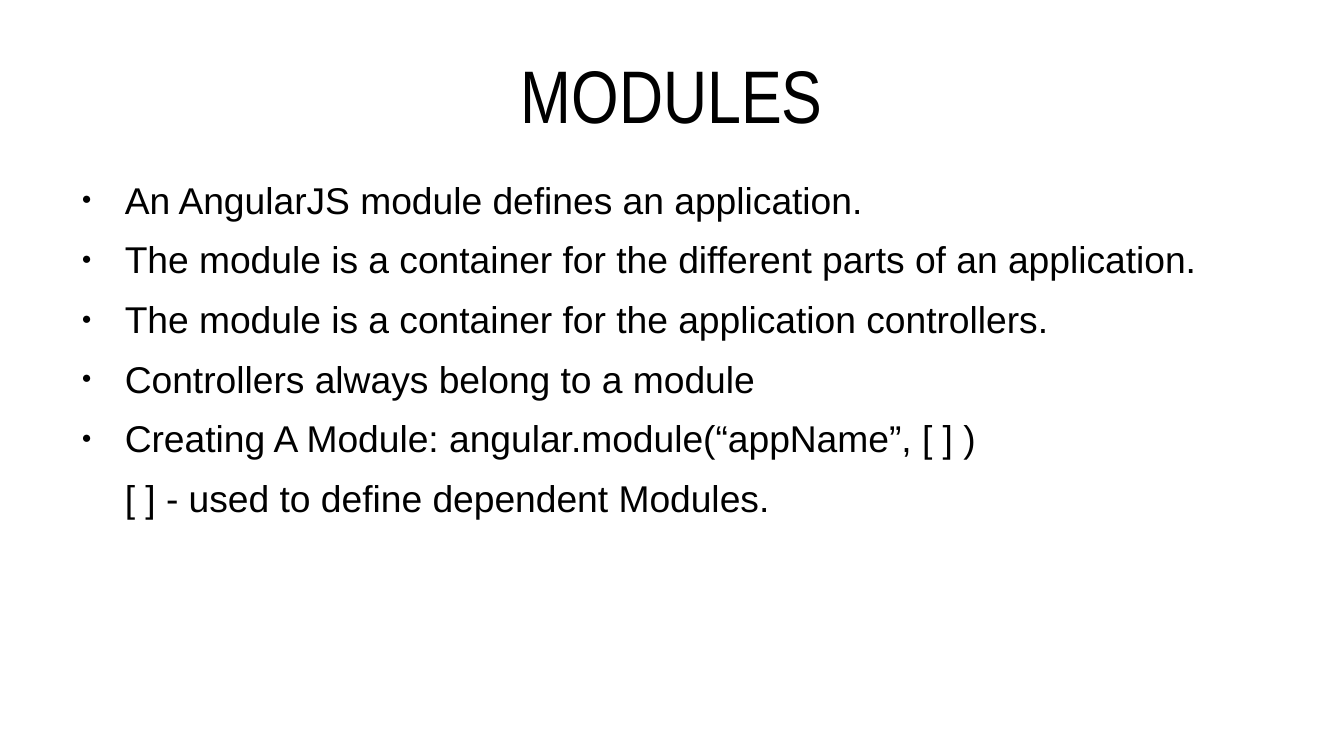
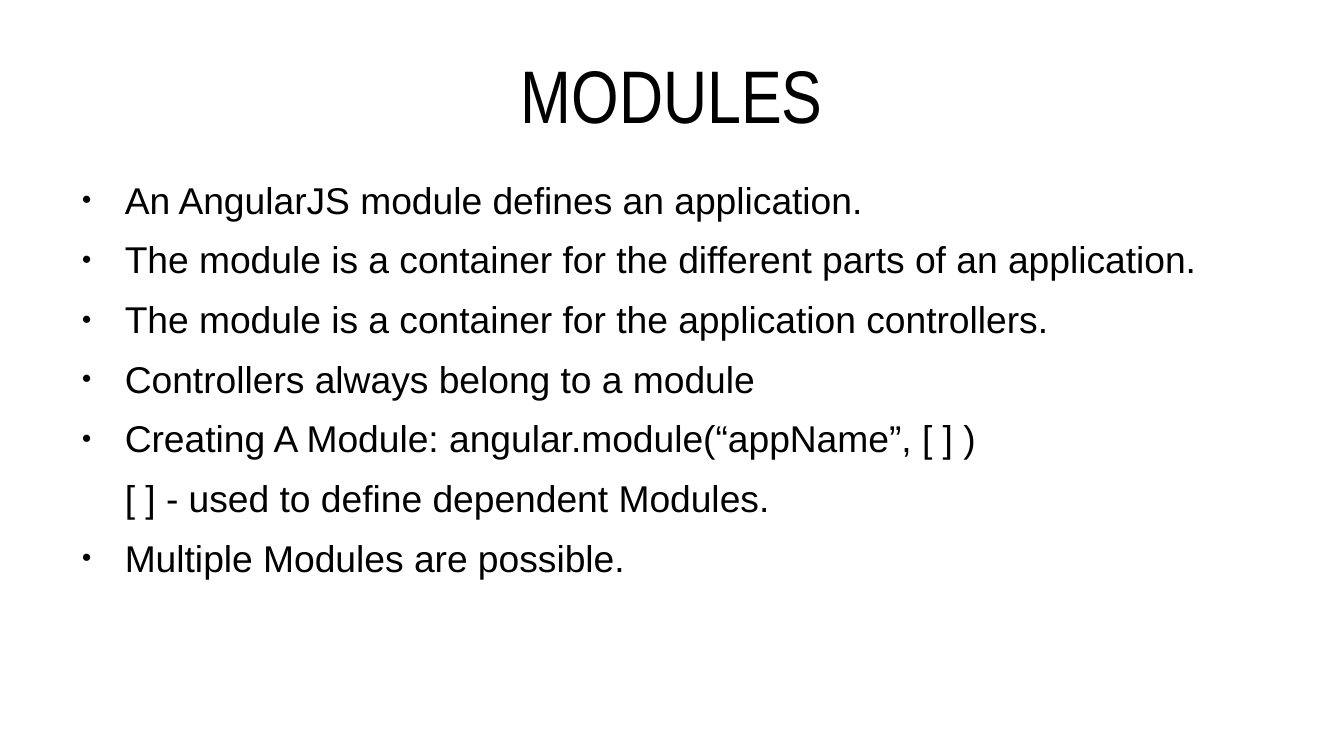
Before and after one commit to smbth/Daily-Tasks, a slide deck: slide 12 of Presentation Level 6.odp. Drawn at 1344x756 pixels with LibreOffice and Linux fonts; fonts in the diff are those of the drawing. Boxes give left, top, right and bottom in pixels: in the first picture for what was removed or moved away, otherwise in the second. Text is boxed around its words. In the diff, an @@ line names an element or a change of style, - is before the commit and + after.

```diff
--- a/Presentation Level 6.odp
+++ b/Presentation Level 6.odp
@@ text at <box>125,545,625,579</box>: paragraph added @@
+● Multiple Modules are possible.
```
Also in this commit, not shown: 2 other slides changed.
